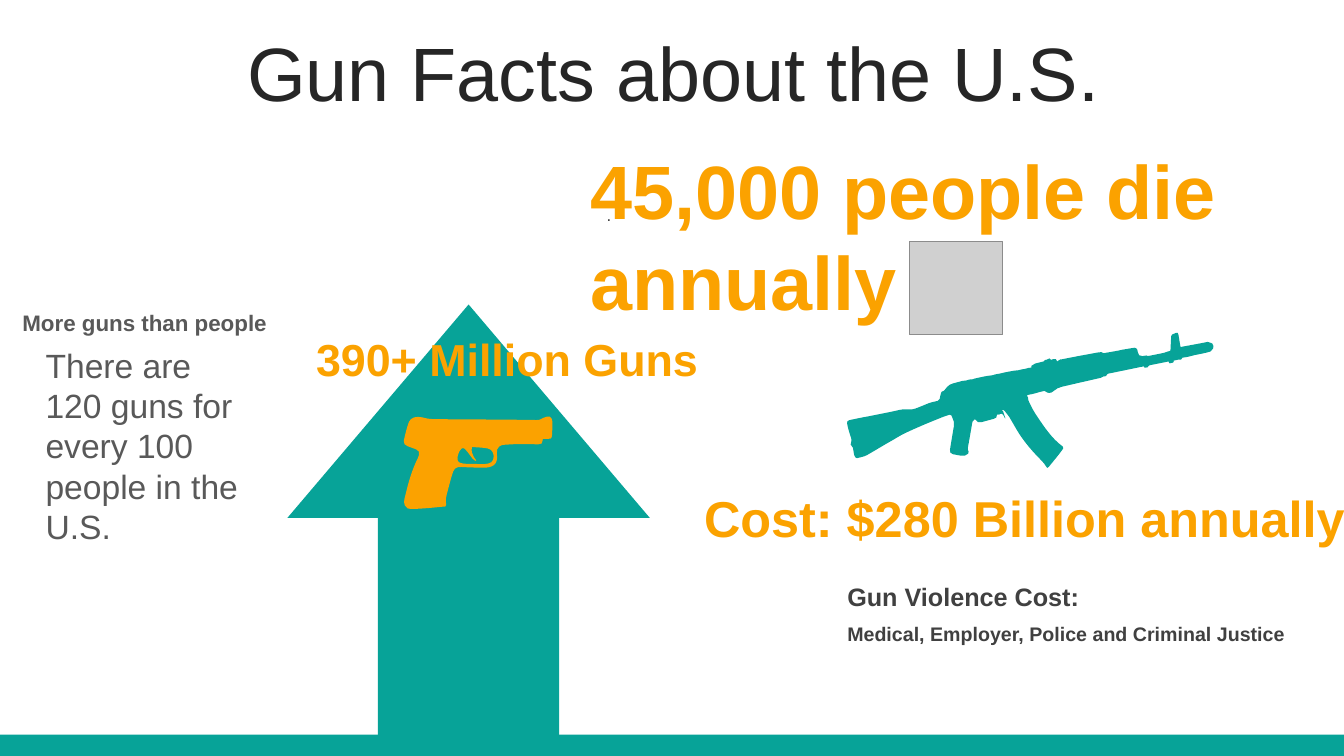
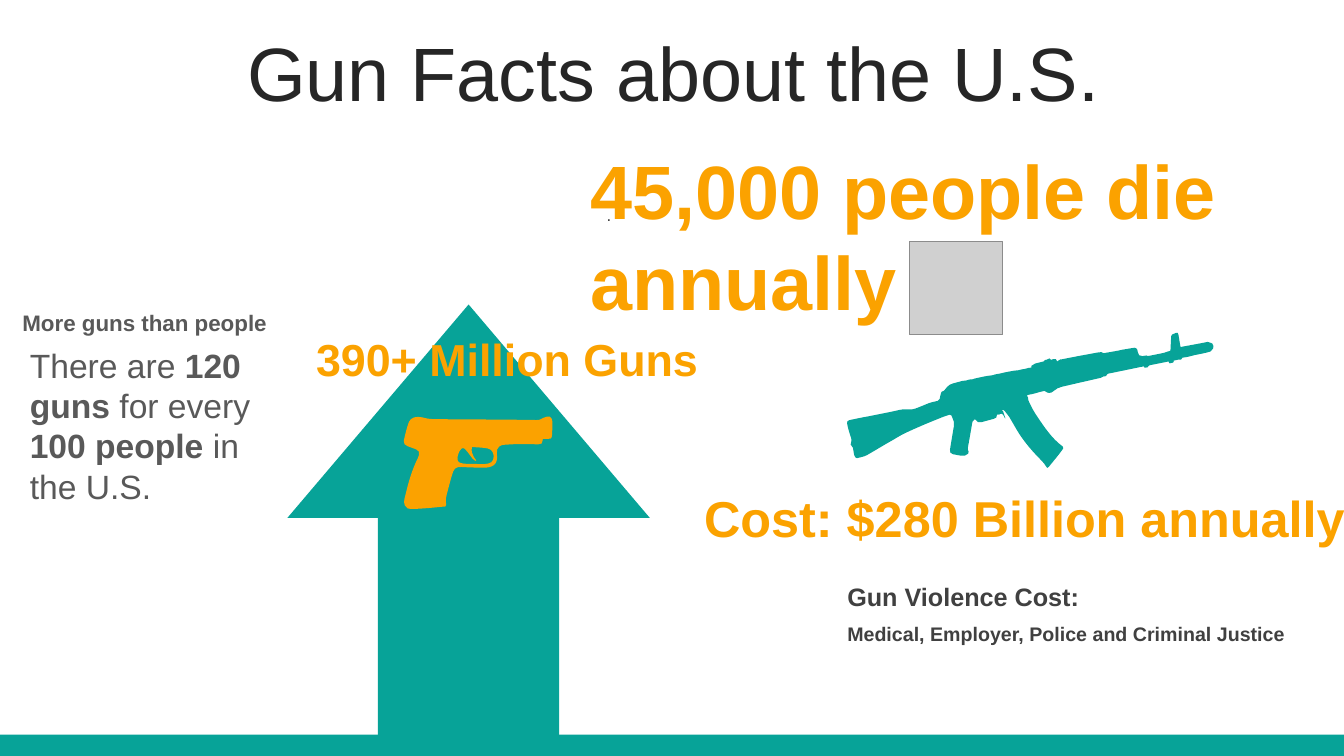
Before and after one commit to dustinhwhite/EDA-Project, a slide deck: slide 4 of Gun_Violence_EDA.pptx. Drawn at 1344x756 pixels with LibreOffice and Linux fonts; fonts in the diff are those of the drawing; grey boxes stand for pictures. Boxes give left, top, right and bottom in pixels: in the first picture for what was removed or moved away, otherwise in the second. Text is boxed around its words. In the diff, an @@ line names an element or a change of style, - is before the commit and + after.

```diff
--- a/Gun_Violence_EDA.pptx
+++ b/Gun_Violence_EDA.pptx
@@ text "There are 120 guns for ...": place and size @@
-text "There are 120 guns for ..." at box(46, 353, 238, 540)
+text "There are 120 guns for ..." at box(30, 353, 250, 500)
@@ text "There are 120 guns for ..." at box(30, 353, 250, 500): bold on in "120 guns 100 people" @@
```
Also in this commit, not shown: 3 other slides changed.
